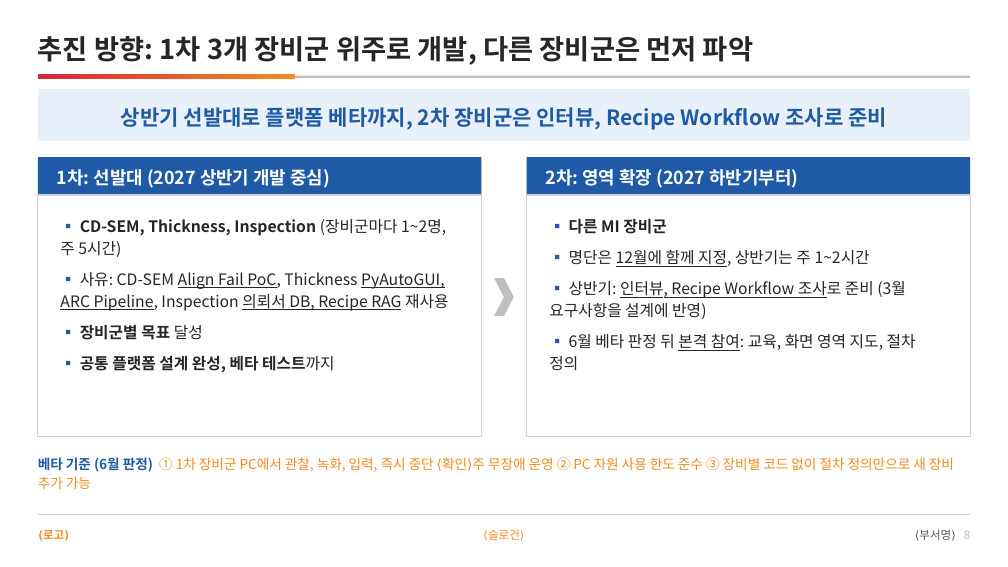
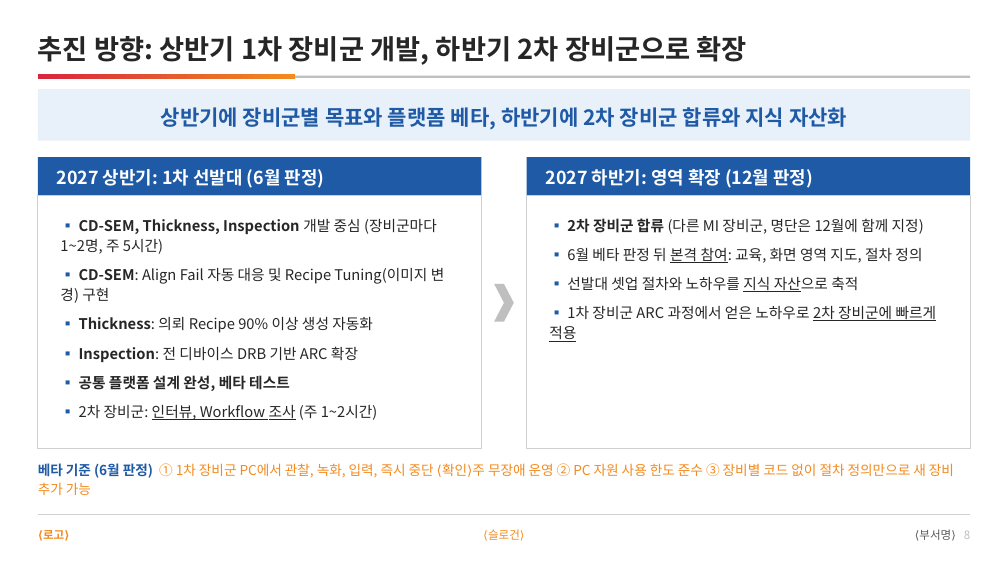
Before and after one commit to DarrenKoi/pm_notes, a slide deck: slide 8 of my-task/arc-tf/deliverables/arc-tf-proposal.pptx. Drawn at 1008x567 pixels with LibreOffice and Linux fonts; fonts in the diff are those of the drawing. Boxes give left, top, right and bottom in pixels: in the first picture for what was removed or moved away, otherwise in the second. Text is boxed around its words. In the diff, an @@ line names an element or a change of style, - is before the commit and + after.

```diff
--- a/my-task/arc-tf/deliverables/arc-tf-proposal.pptx
+++ b/my-task/arc-tf/deliverables/arc-tf-proposal.pptx
@@ text at (38, 36, 747, 65): text changed @@
-추진 방향: 1차 3개 장비군 위주로 개발, 다른 장비군은 먼저 파악
+추진 방향: 상반기 1차 장비군 개발, 하반기 2차 장비군으로 확장
@@ text at (161, 107, 847, 129): text changed @@
-상반기 선발대로 플랫폼 베타까지, 2차 장비군은 인터뷰, Recipe Workflow 조사로 준비
+상반기에 장비군별 목표와 플랫폼 베타, 하반기에 2차 장비군 합류와 지식 자산화
@@ text at (57, 169, 325, 188): text changed @@
-1차: 선발대 (2027 상반기 개발 중심)
+2027 상반기: 1차 선발대 (6월 판정)
@@ text at (546, 169, 813, 188): text changed @@
-2차: 영역 확장 (2027 하반기부터)
+2027 하반기: 영역 확장 (12월 판정)
@@ rectangle: place and size @@
-rectangle at (38, 195, 482, 437)
+rectangle at (38, 195, 482, 448)
@@ rectangle: place and size @@
-rectangle at (527, 195, 971, 437)
+rectangle at (527, 195, 971, 448)
@@ text at (60, 219, 445, 420): text changed; size 15 to 14 pt @@
-▪ CD-SEM, Thickness, Inspection (장비군마다 1~2명, 주 5시간)
-▪ 사유: CD-SEM Align Fail PoC, Thickness PyAutoGUI, ARC Pipeline, Inspection 의뢰서 DB, Recipe RAG 재사용
-▪ 장비군별 목표 달성
-▪ 공통 플랫폼 설계 완성, 베타 테스트까지
+▪ CD-SEM, Thickness, Inspection 개발 중심 (장비군마다 1~2명, 주 5시간)
+▪ CD-SEM: Align Fail 자동 대응 및 Recipe Tuning(이미지 변경) 구현
+▪ Thickness: 의뢰 Recipe 90% 이상 생성 자동화
+▪ Inspection: 전 디바이스 DRB 기반 ARC 확장
+▪ 공통 플랫폼 설계 완성, 베타 테스트
+▪ 2차 장비군: 인터뷰, Workflow 조사 (주 1~2시간)
@@ text at (567, 218, 924, 234): text changed; size 15 to 14 pt @@
-▪ 다른 MI 장비군
-▪ 명단은 12월에 함께 지정, 상반기는 주 1~2시간
-▪ 상반기: 인터뷰, Recipe Workflow 조사로 준비 (3월 요구사항을 설계에 반영)
+▪ 2차 장비군 합류 (다른 MI 장비군, 명단은 12월에 함께 지정)
@@ text at (567, 248, 922, 263): size 15 to 14 pt in "▪ 6월 베타 판정 뒤 본격 참여: ..." @@
@@ chevron: place and size @@
-chevron at (495, 278, 514, 316)
+chevron at (495, 284, 514, 321)
@@ text at (549, 277, 937, 342): paragraphs added @@
+▪ 선발대 셋업 절차와 노하우를 지식 자산으로 축적
+▪ 1차 장비군 ARC 과정에서 얻은 노하우로 2차 장비군에 빠르게 적용
@@ text "베타 기준 (6월 판정) ① ...": place and size @@
-text "베타 기준 (6월 판정) ① ..." at (38, 457, 954, 489)
+text "베타 기준 (6월 판정) ① ..." at (38, 463, 954, 495)
```
Also in this commit, not shown: 1 other slide changed, 8 other files.
